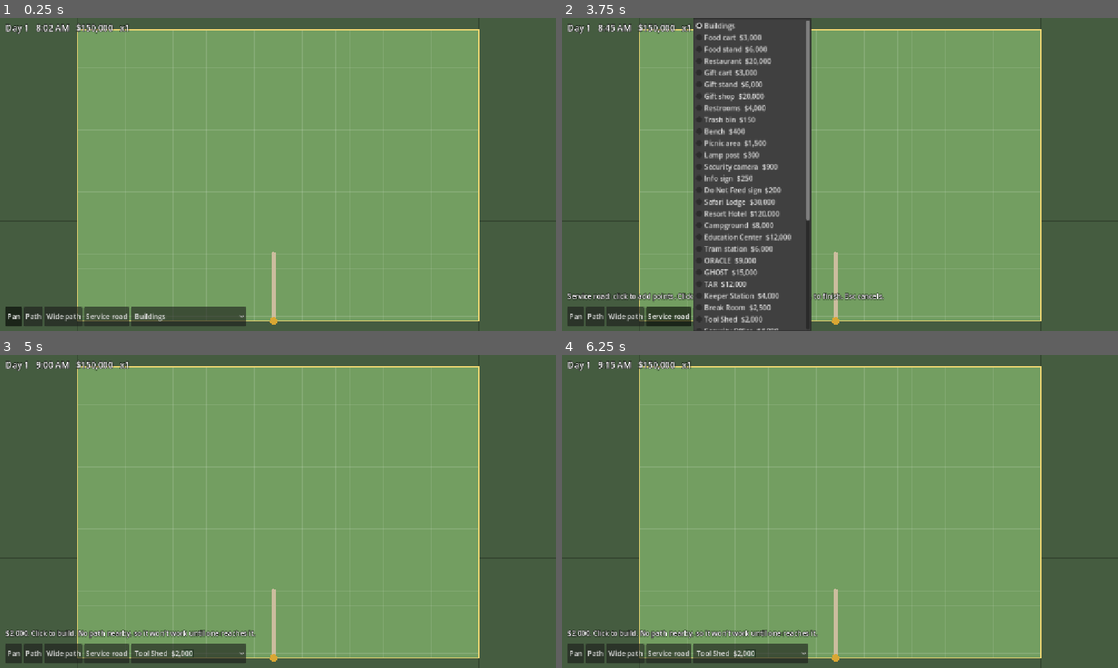
Above: before the commit, frames 1-4 (two rows, left to right).
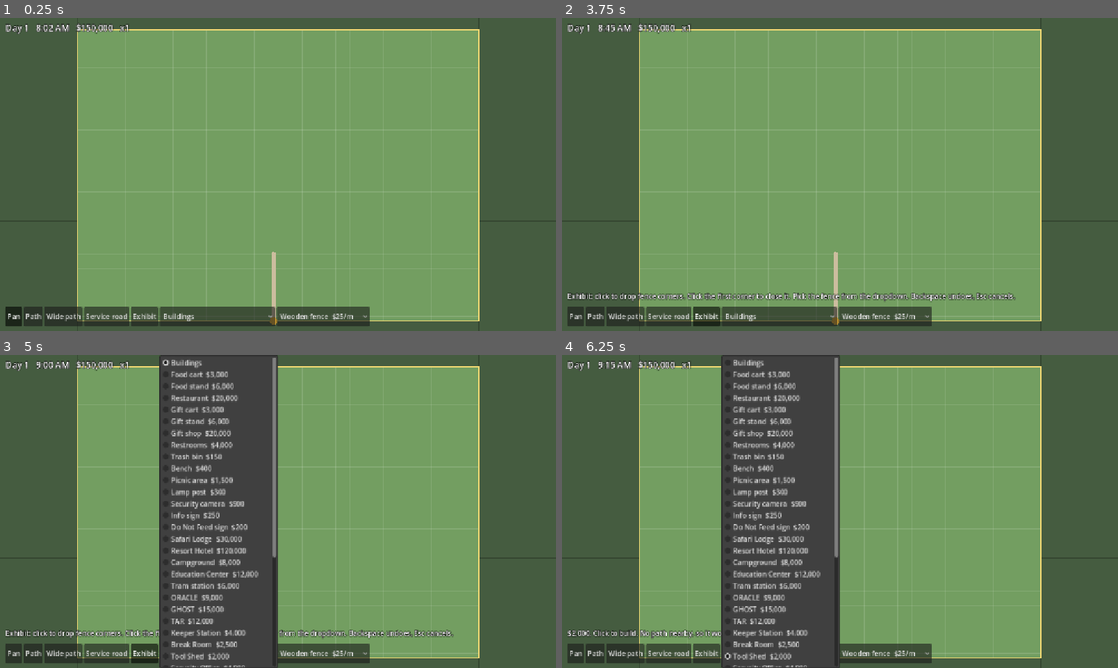
Above: after the commit, the same moments.

Repository: craigheadwilliamj-design/genesis-game
Game: Godot game, scene res://scenes/main.tscn
The game is run twice, just before and just after one commit, with the same random seed, the same clock (stepped at 60 frames per second) and the same inputs.
Inputs (mouse positions are in pixels of both pictures, inside the frame that each line leads up to):
- Up to frame 1 (0.25 s): no input
- Up to frame 2 (3.75 s): click "Pan" at 0.5 s; click "Path" at 1.25 s; click "Wide path" at 2 s; click "Service road" at 2.75 s; click (706, 315) at 3.5 s, where only the run after the commit has a clickable "Exhibit"
- Up to frame 3 (5 s): click "Buildings" at 4.25 s
- Up to frame 4 (6.25 s): click (751, 652) at 5 s, where only the run before the commit has a clickable "Tool Shed $2,000"; click "Tool Shed $2,000" at 5.75 s

The runs differ from the first frame. In frame 1, 1.5% of the frame differs, in the area x 24-67%, y 92-99%; in frame 2, 23%; in frame 3, 23%, in the area x 1-82%, y 0-100%; in frame 4, 22%.

Commit message:
Add exhibit tool: fence drawing, barrier picker, cost and overlap checks
Co-Authored-By: Claude Sonnet 5.5 <noreply@anthropic.com>
Claude-Session: https://claude.ai/code/session_01FJmFTiGKry6Sr4oJD48E8P

Diff:
--- a/godot/scripts/main.gd
+++ b/godot/scripts/main.gd
@@ -7,7 +7,7 @@
 
 const GRID := 5.0
 const PAN_KEYS_SPEED := 400.0   # screen px per second at zoom 1
-const TOOLS := {"pan": "Pan", "path": "Path", "wide": "Wide path", "service": "Service road"}
+const TOOLS := {"pan": "Pan", "path": "Path", "wide": "Wide path", "service": "Service road", "exhibit": "Exhibit"}
 const PATH_COLORS := {"": Color(0.80, 0.74, 0.62), "wide": Color(0.87, 0.81, 0.69), "service": Color(0.52, 0.52, 0.55)}
 
 var sim: SimCore
@@ -22,6 +22,9 @@
 var hover: Dictionary = {}      # the snapped point under the mouse while a draw tool is active
 var toast_until := 0
 var build_opt: OptionButton
+var fence_opt: OptionButton
+var fence_ids: Array = []
+var fence_sel := "wood"         # the fence new exhibits are built with
 var build_ids: Array = []       # building ids in the dropdown, after its heading
 var build_type := ""
 var rot := 0                    # turns of 45 degrees for the building being placed
@@ -45,7 +48,7 @@
 	bar.set_anchors_preset(Control.PRESET_BOTTOM_LEFT)
 	bar.offset_left = 12
 	bar.offset_top = -56
-	bar.offset_right = 760
+	bar.offset_right = 1000
 	bar.offset_bottom = -12
 	var group := ButtonGroup.new()
 	for t in TOOLS:
@@ -67,6 +70,13 @@
 		build_opt.add_item("%s  %s" % [defs[id]["label"], sim.money_text(int(defs[id]["price"]))])
 	build_opt.item_selected.connect(_pick_building)
 	bar.add_child(build_opt)
+	fence_opt = OptionButton.new()
+	fence_opt.focus_mode = Control.FOCUS_NONE
+	for key in sim.barrier_keys():
+		fence_ids.append(key)
+		fence_opt.add_item("%s  $%d/m" % [sim.barrier_def(key)["label"], int(sim.fence_rate(key))])
+	fence_opt.item_selected.connect(func(i: int): fence_sel = fence_ids[i])
+	bar.add_child(fence_opt)
 	sim.changed.connect(_refresh_hud)
 	sim.layout_changed.connect(queue_redraw)
 	_refresh_hud()
@@ -87,7 +97,10 @@
 	hover = {}
 	ghost = {}
 	build_opt.select(0)
-	_set_status("" if t == "pan" or t == "build" else "%s: click to add points. Click the last point again, or press Enter, to finish. Esc cancels." % TOOLS[t])
+	if t == "exhibit":
+		_set_status("Exhibit: click to drop fence corners. Click the first corner to close it. Pick the fence from the dropdown. Backspace undoes, Esc cancels.")
+	else:
+		_set_status("" if t == "pan" or t == "build" else "%s: click to add points. Click the last point again, or press Enter, to finish. Esc cancels." % TOOLS[t])
 	queue_redraw()
 
 func _pick_building(index: int) -> void:
@@ -144,6 +157,9 @@
 func _preview_status() -> void:
 	if Time.get_ticks_msec() < toast_until or draw_pts.is_empty():
 		return
+	if tool == "exhibit":
+		_exhibit_status()
+		return
 	var pts := _preview_pts()
 	var type := _path_type()
 	var problem := sim.path_problem(pts, type)
@@ -175,6 +191,28 @@
 			_set_tool("pan")
 			_select_button("pan")
 
+func _exhibit_status() -> void:
+	if draw_pts.size() < 3:
+		_set_status("Click to drop the next fence corner.")
+		return
+	var problem := sim.exhibit_problem(draw_pts, fence_sel)
+	if problem != "":
+		_set_status(problem, true)
+	else:
+		_set_status("Exhibit, %d m², %s. Click the first corner to close it." % [int(Geo.area(draw_pts)), sim.money_text(sim.exhibit_cost(draw_pts, fence_sel))])
+
+func _finish_exhibit() -> void:
+	var cost := sim.exhibit_cost(draw_pts, fence_sel)
+	var problem := sim.add_exhibit(draw_pts, fence_sel)
+	if problem != "":
+		_set_status(problem, true, 2500)
+		return
+	var e: Dictionary = sim.state["exhibits"][-1]
+	_set_status("Built %s for %s." % [e["name"], sim.money_text(cost)], false, 2500)
+	draw_pts.clear()
+	draw_snaps.clear()
+	queue_redraw()
+
 # ---------- snapping (snapAt in map.js) ----------
 # Nearest corner, entrance or path to the point, so a new path really joins what it starts on. Alt skips snapping.
 func snap_at(p: Vector2, free: bool) -> Dictionary:
@@ -183,6 +221,7 @@
 		return open
 	var r := 12.0 / cam.zoom.x
 	var paths: Array = sim.state["paths"]
+	var path_kind := tool != "exhibit"   # drawing a path: anywhere on another path snaps onto its centerline
 	var near_vertex := false
 	for q in paths:
 		for v in q["points"]:
@@ -190,7 +229,7 @@
 				near_vertex = true
 	# anywhere on another path's body snaps onto its centerline
 	var hit := {}
-	if not near_vertex:
+	if not near_vertex and path_kind:
 		for q in paths:
 			var pts: Array = q["points"]
 			for i in range(1, pts.size()):
@@ -206,9 +245,20 @@
 	for q in paths:
 		for v in q["points"]:
 			_try_vertex(p, v, "path", q["id"], best)
+	for q in sim.state["exhibits"]:
+		for v in q["points"]:
+			_try_vertex(p, v, "exhibit", q["id"], best)
 	if best["snap"] != null:
 		return best["snap"]
 	best["bd"] = r * 0.8
+	if not path_kind:
+		for q in paths:
+			for i in range(1, q["points"].size()):
+				_try_segment(p, q["points"][i - 1], q["points"][i], "path", q["id"], best)
+		for q in sim.state["exhibits"]:
+			var ep: Array = q["points"]
+			for i in ep.size():
+				_try_segment(p, ep[i], ep[(i + 1) % ep.size()], "exhibit", q["id"], best)
 	var bounds: Array = sim.state["boundary"]
 	for i in bounds.size():
 		var pr := Geo.seg_proj(p.x, p.y, bounds[i], bounds[(i + 1) % bounds.size()])
@@ -217,6 +267,12 @@
 			best["snap"] = {"x": pr["x"], "y": pr["y"], "info": {"type": "seg", "kind": "boundary", "id": "boundary"}}
 	return best["snap"] if best["snap"] != null else open
 
+func _try_segment(p: Vector2, a: Array, b: Array, kind: String, id: String, best: Dictionary) -> void:
+	var pr := Geo.seg_proj(p.x, p.y, a, b)
+	if pr["d"] < best["bd"]:
+		best["bd"] = pr["d"]
+		best["snap"] = {"x": pr["x"], "y": pr["y"], "info": {"type": "seg", "kind": kind, "id": id}}
+
 func _try_vertex(p: Vector2, v: Array, kind: String, id: String, best: Dictionary) -> void:
 	var d := Vector2(v[0], v[1]).distance_to(p)
 	if d < best["bd"]:
@@ -226,7 +282,12 @@
 # ---------- drawing a path ----------
 func _draw_tap() -> void:
 	var sn := snap_at(get_global_mouse_position(), Input.is_key_pressed(KEY_ALT))
-	if not draw_pts.is_empty():
+	if tool == "exhibit":
+		# tapping the first corner again closes the fence
+		if draw_pts.size() >= 3 and Vector2(draw_pts[0][0], draw_pts[0][1]).distance_to(Vector2(sn["x"], sn["y"])) * cam.zoom.x < 14.0:
+			_finish_exhibit()
+			return
+	elif not draw_pts.is_empty():
 		var last: Array = draw_pts[-1]
 		if Vector2(last[0], last[1]).distance_to(Vector2(sn["x"], sn["y"])) * cam.zoom.x < 14.0:
 			_finish_draw()
@@ -270,7 +331,9 @@
 				if tool == "build":
 					rot = (rot + 1) % 8
 			KEY_ENTER, KEY_KP_ENTER:
-				if tool != "pan" and not draw_pts.is_empty():
+				if tool == "exhibit":
+					_finish_exhibit()
+				elif tool != "pan" and not draw_pts.is_empty():
 					_finish_draw()
 			KEY_BACKSPACE:
 				if not draw_pts.is_empty():
@@ -321,6 +384,8 @@
 		draw_line(Vector2(0, y), Vector2(plot.size.x, y), gc, 0.15)
 		y += GRID
 	draw_rect(plot, Color(0.95, 0.85, 0.45), false, 1.2)
+	for e in sim.state["exhibits"]:
+		_draw_exhibit(e)
 	# paths: widest and lightest first, so service roads sit on top where they cross
 	for type in ["wide", "", "service"]:
 		for p in sim.state["paths"]:
@@ -333,7 +398,9 @@
 	if tool == "build" and not ghost.is_empty():
 		_draw_building(ghost["pts"], sim.building_def(build_type), 0.6, true, ghost["ok"])
 	# the path being drawn
-	if tool != "pan":
+	if tool == "exhibit":
+		_draw_exhibit_preview()
+	elif tool != "pan" and tool != "build":
 		var pts := _preview_pts()
 		if pts.size() >= 2:
 			var ok := sim.path_problem(pts, _path_type()) == ""
@@ -372,3 +439,43 @@
 	var sz := font.get_string_size(glyph, HORIZONTAL_ALIGNMENT_LEFT, -1, 40)
 	draw_string(font, Vector2(-sz.x / 2.0, sz.y * 0.3), glyph, HORIZONTAL_ALIGNMENT_LEFT, -1, 40, Color(1, 1, 1, alpha))
 	draw_set_transform_matrix(Transform2D.IDENTITY)
+
+# An exhibit: ground in its biome's color, fenced in the barrier's color, named in the middle
+func _draw_exhibit(e: Dictionary) -> void:
+	var poly := PackedVector2Array()
+	for q in e["points"]:
+		poly.append(Vector2(q[0], q[1]))
+	var biome: String = e.get("biome", GameData.get_const("DEFAULT_BIOME", "grassland"))
+	var fill := Color.html(GameData.get_const("BIOMES")[biome]["color"])
+	fill.a = 0.85
+	draw_colored_polygon(poly, fill)
+	var fence := Color.html(sim.barrier_def(e.get("barrier", "wood"))["color"])
+	var outline := poly.duplicate()
+	outline.append(poly[0])
+	draw_polyline(outline, fence, 1.0)
+	var c: Array = Geo.centroid(e["points"])
+	var font := ThemeDB.fallback_font
+	draw_set_transform(Vector2(c[0], c[1]), 0.0, Vector2(0.2, 0.2))
+	var sz := font.get_string_size(e["name"], HORIZONTAL_ALIGNMENT_LEFT, -1, 24)
+	draw_string(font, Vector2(-sz.x / 2.0, sz.y * 0.3), e["name"], HORIZONTAL_ALIGNMENT_LEFT, -1, 24, Color(1, 1, 1, 0.9))
+	draw_set_transform_matrix(Transform2D.IDENTITY)
+
+# The fence being drawn: its corners, the next edge to the pointer, and the closed shape tinted green or red
+func _draw_exhibit_preview() -> void:
+	if draw_pts.is_empty():
+		return
+	var poly := PackedVector2Array()
+	for v in draw_pts:
+		poly.append(Vector2(v[0], v[1]))
+	if draw_pts.size() >= 3:
+		var ok := sim.exhibit_problem(draw_pts, fence_sel) == ""
+		draw_colored_polygon(poly, Color(0.5, 1, 0.5, 0.35) if ok else Color(1, 0.4, 0.35, 0.35))
+	var line := poly.duplicate()
+	if not hover.is_empty():
+		line.append(Vector2(hover["x"], hover["y"]))
+	if line.size() >= 2:
+		draw_polyline(line, Color.WHITE, 0.6)
+	for i in draw_pts.size():
+		draw_circle(poly[i], 1.6 if i == 0 and draw_pts.size() >= 3 else 1.0, Color(1, 0.9, 0.3) if i == 0 else Color.WHITE)
+	if not hover.is_empty() and hover["info"] != null:
+		draw_arc(Vector2(hover["x"], hover["y"]), 3.0, 0.0, TAU, 20, Color(1, 0.9, 0.3), 0.6)
--- a/godot/scripts/sim.gd
+++ b/godot/scripts/sim.gd
@@ -46,6 +46,7 @@
 		"today": fresh_ledger(),
 		"history": [],
 		"science": {"tech": ["bars"]},   # ORACLE tech researched (freshScience in sim.js has much more)
+		"biome": GameData.get_const("DEFAULT_PARK_BIOME", "grassland"),   # the park's own ground; new exhibits start on it
 		"goalsDone": [],
 		"over": false,
 	}
@@ -337,3 +338,72 @@
 	layout_changed.emit()
 	changed.emit()
 	return ""
+
+# ---------- exhibits ----------
+# A closed fence around an area. Open fence lines and shared walls come later.
+
+func barrier_def(key: String) -> Dictionary:
+	return GameData.get_const("BARRIERS")[key]
+
+func barrier_keys() -> Array:
+	return GameData.get_const("BARRIERS").keys()
+
+# dollars per meter of fence: the base rate plus the barrier's own
+func fence_rate(key: String) -> float:
+	return float(GameData.get_const("COST")["fencePerMeter"]) + float(barrier_def(key)["perMeter"])
+
+func exhibit_cost(pts: Array, barrier: String) -> int:
+	return int(roundf(Geo.perimeter(pts) * fence_rate(barrier) + Geo.area(pts) * float(GameData.get_const("COST")["landPerSqM"])))
+
+# Why this fence can't be built, or "" if it can (exhibitProblem in map.js)
+func exhibit_problem(pts: Array, barrier: String) -> String:
+	if pts.size() < 3:
+		return "Needs at least 3 corners."
+	if Geo.self_crosses(pts):
+		return "The fence crosses itself."
+	if not inside_plot(pts):
+		return "Keep it inside the park boundary."
+	if Geo.area(pts) < 60.0:
+		return "Too small. Exhibits need at least 60 m²."
+	for e in state["exhibits"]:
+		if Geo.shapes_overlap(pts, e["points"]):
+			return "It overlaps another exhibit."
+	for b in state["buildings"]:
+		if Geo.shapes_overlap(pts, b["points"]):
+			return "It overlaps a building."
+	for p in state["paths"]:
+		if Geo.line_enters_shape(p["points"], pts):
+			return "A path runs through it."
+	var fence := barrier_def(barrier)
+	if fence.get("tech") != null and not has_tech(fence["tech"]):
+		var label := str(fence["tech"])
+		for x in GameData.get_const("TECH"):
+			if x["id"] == fence["tech"]:
+				label = x["label"]
+		return "Research %s at ORACLE first." % label.to_lower()
+	var cost := exhibit_cost(pts, barrier)
+	if not can_afford(cost):
+		return "Costs %s. You have %s." % [money_text(cost), money_text(int(state["money"]))]
+	return ""
+
+# Build an exhibit. Returns "" or the reason it failed.
+func add_exhibit(pts: Array, barrier: String) -> String:
+	var problem := exhibit_problem(pts, barrier)
+	if problem != "":
+		return problem
+	spend(exhibit_cost(pts, barrier), "built")
+	var used := {}
+	for x in state["exhibits"]:
+		used[x["name"]] = true
+	var n := 1
+	while used.has("Exhibit %d" % n):
+		n += 1
+	var e := {"id": uid("e-"), "name": "Exhibit %d" % n, "points": pts.duplicate(true), "animals": [], "happy": 70, "cond": 100, "inspected": {"day": state["day"], "cond": 100}}
+	if barrier != "wood":
+		e["barrier"] = barrier
+	if state["biome"] != GameData.get_const("DEFAULT_BIOME", "grassland"):
+		e["biome"] = state["biome"]   # new exhibits start out as the park's own ground
+	state["exhibits"].append(e)
+	layout_changed.emit()
+	changed.emit()
+	return ""
--- a/godot/tests/smoke.gd
+++ b/godot/tests/smoke.gd
@@ -26,6 +26,7 @@
 	geometry_parity()
 	path_tests()
 	building_tests()
+	exhibit_tests()
 	quit(1 if fails > 0 else 0)
 
 # geometry.gd must give the same answers as js/geometry.js (cases made by tools/geometry_cases.js)
@@ -121,3 +122,24 @@
 	check("greenhouse needs its tech first", sim.building_spot("greenhouse", 195.0, 150.0, 0)["why"].begins_with("Research"))
 	sim.state["science"]["tech"].append("greenhouse")
 	check("then it needs CERES", sim.building_spot("greenhouse", 195.0, 150.0, 0)["why"] == "Build CERES first.")
+
+func exhibit_tests() -> void:
+	var sim := SimCore.new()
+	var sq := [[20, 20], [40, 20], [40, 40], [20, 40]]   # 20 m square: 80 m of fence, 400 m2
+	check("exhibit cost (wood)", sim.exhibit_cost(sq, "wood") == 2400)
+	check("exhibit cost (bars)", sim.exhibit_cost(sq, "bars") == 5600)
+	check("exhibit ok", sim.exhibit_problem(sq, "wood") == "")
+	check("exhibit needs 3 corners", sim.exhibit_problem([[20, 20], [40, 20]], "wood") == "Needs at least 3 corners.")
+	check("exhibit too small", sim.exhibit_problem([[20, 20], [25, 20], [25, 25], [20, 25]], "wood") == "Too small. Exhibits need at least 60 m².")
+	check("exhibit crosses itself", sim.exhibit_problem([[20, 20], [40, 40], [40, 20], [20, 40]], "wood") == "The fence crosses itself.")
+	check("exhibit outside the plot", sim.exhibit_problem([[410, 20], [440, 20], [440, 40], [410, 40]], "wood") == "Keep it inside the park boundary.")
+	check("path through exhibit", sim.exhibit_problem([[190, 250], [220, 250], [220, 280], [190, 280]], "wood") == "A path runs through it.")
+	check("electric fence needs tech", sim.exhibit_problem(sq, "electric").begins_with("Research"))
+	var m0: int = sim.state["money"]
+	check("add exhibit", sim.add_exhibit(sq, "wood") == "" and m0 - sim.state["money"] == 2400 and sim.state["exhibits"][0]["name"] == "Exhibit 1")
+	check("wood fence leaves barrier off", not sim.state["exhibits"][0].has("barrier"))
+	check("overlapping exhibit", sim.exhibit_problem([[30, 30], [50, 30], [50, 50], [30, 50]], "wood") == "It overlaps another exhibit.")
+	sim.add_exhibit([[60, 20], [80, 20], [80, 40], [60, 40]], "bars")
+	check("second exhibit is named 2 with its barrier", sim.state["exhibits"][1]["name"] == "Exhibit 2" and sim.state["exhibits"][1]["barrier"] == "bars")
+	check("building can't overlap an exhibit", sim.building_spot("restroom", 30.0, 30.0, 0)["why"] == "It overlaps an exhibit.")
+	check("path can't cross an exhibit", sim.path_problem([[10, 30], [50, 30]], "") == "Paths can't go through an exhibit.")
